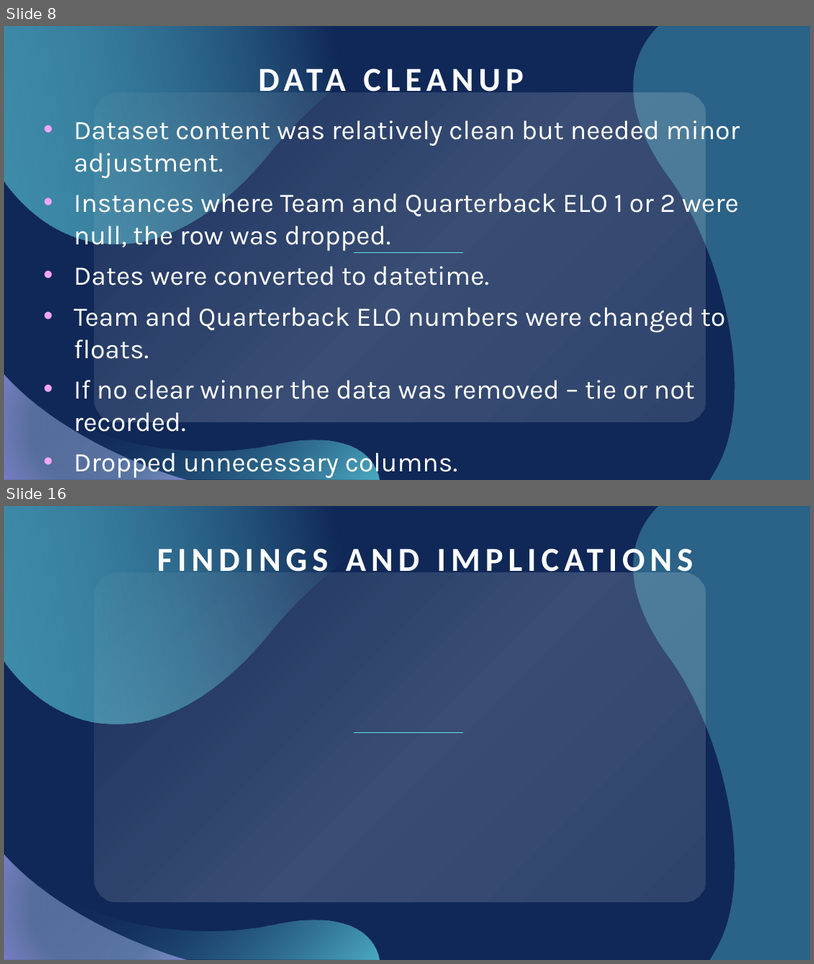
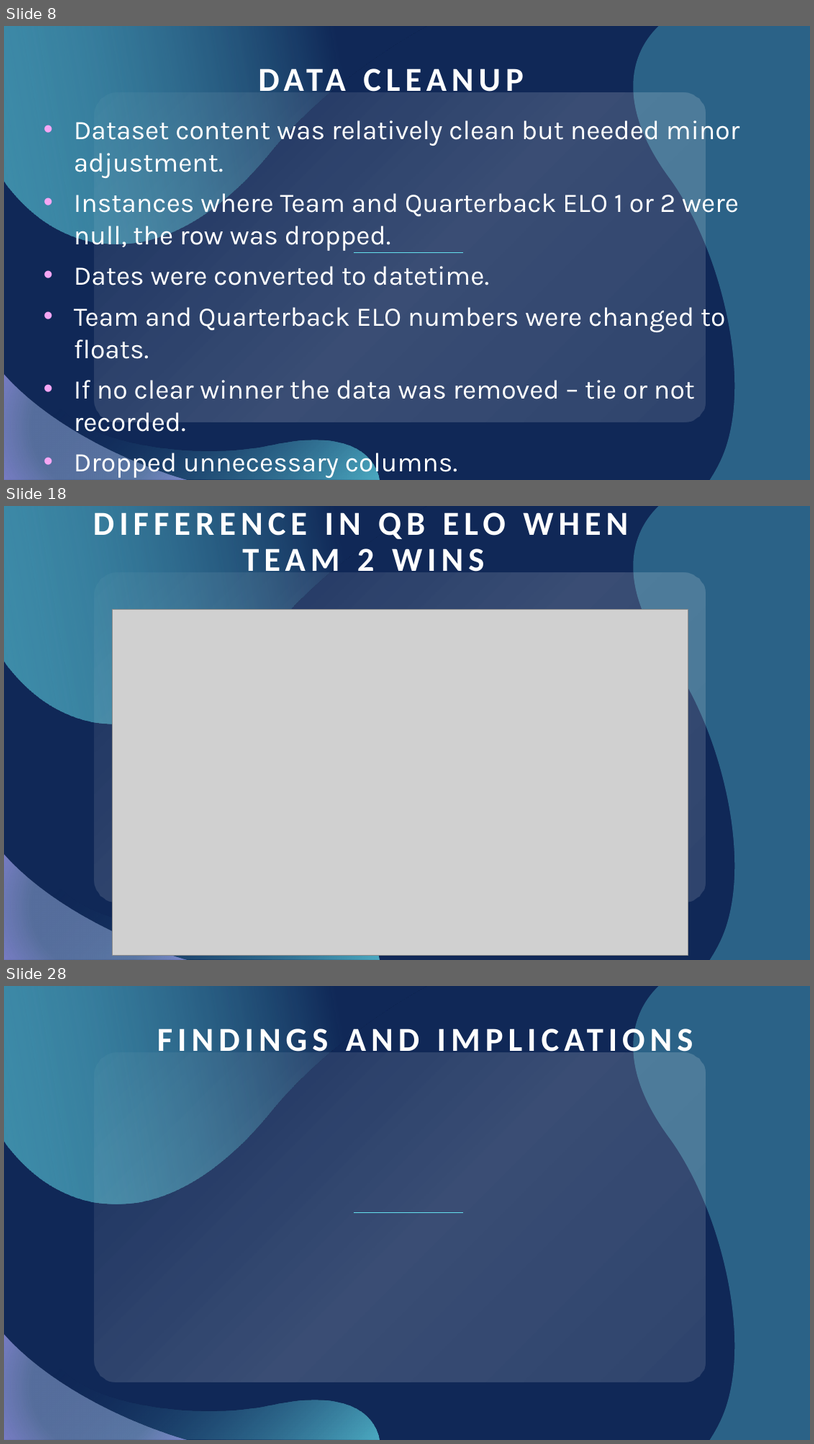
Before and after one commit to itsakcode/healthcare_project, a slide deck: Project_2_Presentation.pptx. Shown one above the other, each under a label of ours: slides 8 and 16 before the commit, slides 8, 18 and 28 after it; the slides between them are not shown. The pictures are 814x964 and 814x1444 pixels, drawn with LibreOffice and Linux fonts; fonts in the diff are those of the drawing; grey boxes stand for pictures. Boxes give left, top, right and bottom in pixels: in the first picture for what was removed or moved away, otherwise in the second. Text is boxed around its words. In the diff, an @@ line names an element or a change of style, - is before the commit and + after.

```diff
--- a/Project_2_Presentation.pptx
+++ b/Project_2_Presentation.pptx
@@ slide 18 added at box(4, 506, 810, 960), background #102857; not listed: 5 template elements that a slide beside it also shows @@
@@ title added at box(93, 507, 628, 572), 40 pt, text #FFFFFF, bold @@
+DIFFERENCE IN QB ELO WHEN TEAM 2 WINS
@@ picture added at box(113, 610, 689, 955) @@
@@ what was slide 16 is now slide 28 @@
```
Also in this commit, not shown: 7 slides changed, 16 other slides added, 5 slides removed.
